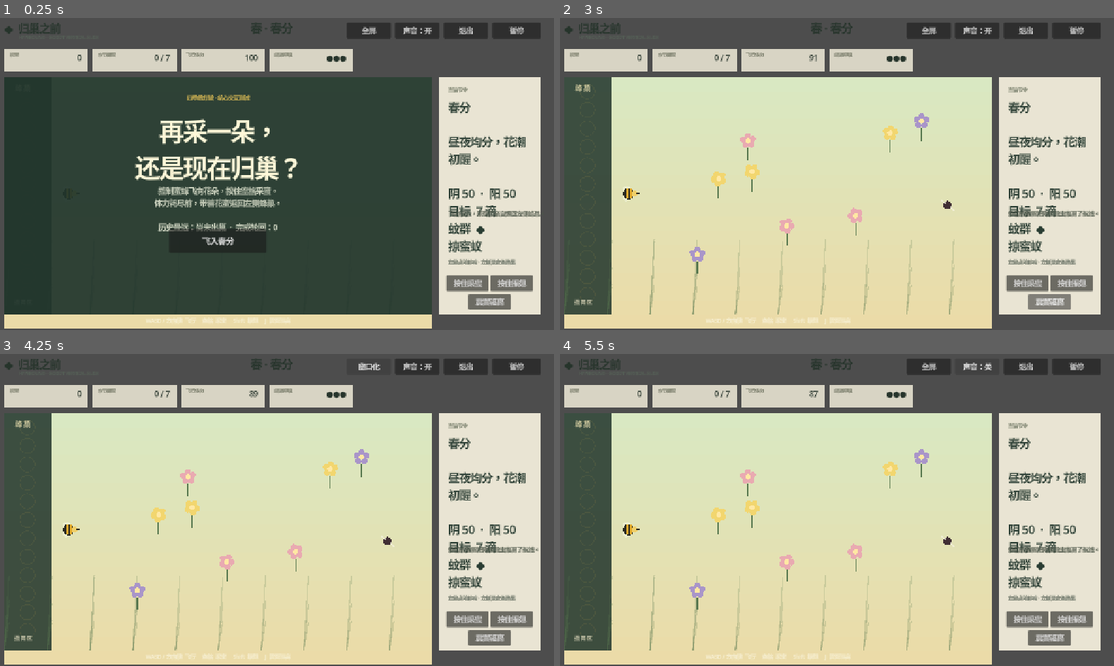
Above: before the commit, frames 1-4 (two rows, left to right).
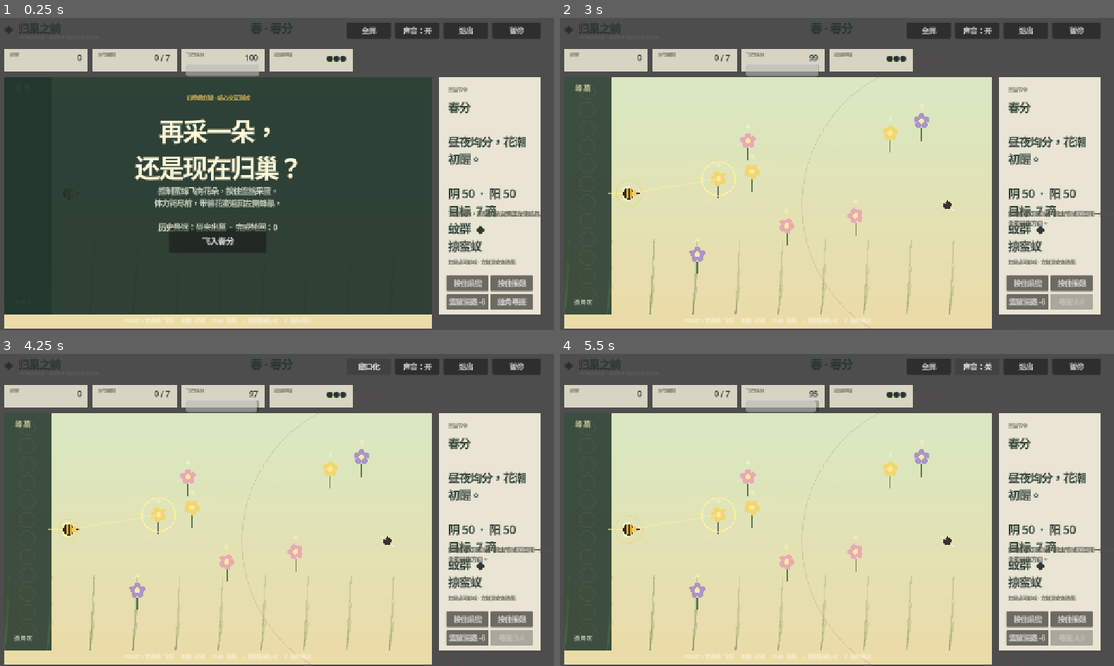
Above: after the commit, the same moments.

Repository: alanthssss/nameless-becoming
Game: Godot game, scene res://main.tscn
The game is run twice, just before and just after one commit, with the same random seed, the same clock (stepped at 60 frames per second) and the same inputs.
Inputs (mouse positions are in pixels of both pictures, inside the frame that each line leads up to):
- Up to frame 1 (0.25 s): no input
- Up to frame 2 (3 s): click (1047, 301) at 0.5 s, where only the run before the commit has a clickable "震翼驱离"; click "震翼驱离" (after the commit: "震翼惊退 -8") at 1.25 s; click "飞入春分" at 2 s; click "震翼驱离" (after the commit: "触角寻迹") at 2.75 s
- Up to frame 3 (4.25 s): click "全屏" at 3.5 s
- Up to frame 4 (5.5 s): click "窗口化" at 4.25 s; click "声音：开" at 5 s

The runs differ from the first frame. In frame 1, 0.9% of the frame differs, in the area x 22-97%, y 17-99%; in frame 2, 1.3%; in frame 3, 1.3%; in frame 4, 1.3%, in the area x 8-98%, y 11-99%.

Commit message:
Add useful sensing and readable repel feedback

Diff:
--- a/godot/data/balance.json
+++ b/godot/data/balance.json
@@ -1,5 +1,5 @@
 {
-  "player": {"harvest_interval":0.42,"harvest_energy_per_second":3.2,"repel_cost":8.0,"repel_range":88.0,"repel_cooldown":1.15,"repel_stun":3.5,"hive_rest_per_second":36.0},
+  "player": {"harvest_interval":0.42,"harvest_energy_per_second":3.2,"repel_cost":8.0,"repel_range":88.0,"repel_cooldown":1.15,"repel_duration":3.5,"hive_rest_per_second":36.0},
   "mosquito": {"sense_range":330.0,"move_speed":82.0,"impact_range":26.0,"energy_damage":15.0,"honey_damage":2},
   "ant": {"move_speed":58.0,"steal_range":29.0,"flee_seconds":1.4},
   "boss": {"move_speed":78.0,"impact_range":39.0,"energy_damage":18.0,"tuning_radius":82.0,"required_tunings":3}
--- a/godot/data/upgrades.json
+++ b/godot/data/upgrades.json
@@ -1,5 +1,5 @@
 [
   {"id":"long_wing","name":"长翼蜂","symbol":"疾","description":"飞行速度 +10%\n振翅耗能 -15%","color":"8fb7a2"},
   {"id":"forager","name":"采蜜蜂","symbol":"蜜","description":"采蜜间隔 -15%\n每朵花额外保留 1 滴","color":"d8ad43"},
-  {"id":"guard","name":"守卫蜂","symbol":"守","description":"震翼范围 +18%\n震翼冷却 -15%","color":"9d725d"}
+  {"id":"guard","name":"守卫蜂","symbol":"守","description":"惊退范围 +18%\n震翼冷却 -15%","color":"9d725d"}
 ]
--- a/godot/project.godot
+++ b/godot/project.godot
@@ -43,6 +43,11 @@
 "events": [Object(InputEventKey,"resource_local_to_scene":false,"resource_name":"","device":0,"window_id":0,"alt_presse …(191 unchanged characters)…
 ]
 }
+sense={
+"deadzone": 0.5,
+"events": [Object(InputEventKey,"resource_local_to_scene":false,"resource_name":"","device":0,"window_id":0,"alt_pressed":false,"shift_pressed":false,"ctrl_pressed":false,"meta_pressed":false,"pressed":false,"keycode":0,"physical_keycode":69,"key_label":0,"unicode":101,"location":0,"echo":false,"script":null)
+]
+}
 
 [rendering]
 
--- a/godot/scripts/main.gd
+++ b/godot/scripts/main.gd
@@ -59,6 +59,10 @@
 var pause_button: Button
 var fullscreen_button: Button
 var sound_button: Button
+var sense_button: Button
+var energy_bar: ProgressBar
+var energy_change_label: Label
+var energy_feedback_time := 0.0
 
 func _ready() -> void:
 	rng.randomize()
@@ -69,6 +73,7 @@
 	load_upgrade_data()
 	bee = BeePlayer.new()
 	bee.position = Vector2(180, 410)
+	bee.sense_started.connect(on_sense_started)
 	add_child(bee)
 	add_child(sound)
 	sound.set_enabled(save_manager.sound_enabled)
@@ -161,6 +166,14 @@
 	carried_label = make_stat(ui, "携带", Vector2(34, 82))
 	delivered_label = make_stat(ui, "本节储蜜", Vector2(234, 82))
 	energy_label = make_stat(ui, "飞行体力", Vector2(434, 82))
+	energy_bar = ProgressBar.new()
+	energy_bar.position = Vector2(12, 35)
+	energy_bar.size = Vector2(166, 8)
+	energy_bar.max_value = 100.0
+	energy_bar.show_percentage = false
+	energy_label.get_parent().add_child(energy_bar)
+	energy_change_label = make_label(energy_label.get_parent(), "", Vector2(50, 4), Vector2(48, 24), 12, Color("b34b3f"))
+	energy_change_label.horizontal_alignment = HORIZONTAL_ALIGNMENT_RIGHT
 	hive_label = make_stat(ui, "蜂巢呼吸", Vector2(634, 82))
 
 	var side := ColorRect.new()
@@ -176,9 +189,10 @@
 	make_label(side, "左键点地移动 · 左侧是安全蜂巢", Vector2(20, 412), Vector2(190, 38), 11, Color("556054"))
 	make_mouse_action(side, "按住采蜜", "harvest", Vector2(16, 450), true)
 	make_mouse_action(side, "按住振翅", "dash", Vector2(116, 450), true)
-	make_mouse_action(side, "震翼驱离", "repel", Vector2(66, 492), false)
-
-	var tips := make_label(ui, "WASD / 方向键  飞行     空格  采蜜     Shift  振翅     J  震翼驱离", Vector2(34, 690), Vector2(970, 24), 12, Color("f7f0d5"))
+	make_mouse_action(side, "震翼惊退 -8", "repel", Vector2(16, 492), false)
+	sense_button = make_mouse_action(side, "触角寻迹", "sense", Vector2(116, 492), false)
+
+	var tips := make_label(ui, "WASD / 方向键  飞行     空格  采蜜     Shift  振翅     J  震翼惊退(-8)     E  触角寻迹", Vector2(34, 690), Vector2(970, 24), 12, Color("f7f0d5"))
 	tips.horizontal_alignment = HORIZONTAL_ALIGNMENT_CENTER
 
 	overlay = ColorRect.new()
@@ -295,7 +309,7 @@
 			"id": i,
 			"position": Vector2(rng.randf_range(540, 940), rng.randf_range(210, 610)),
 			"velocity": Vector2.ZERO,
-			"stunned": 0.0
+			"repel_time": 0.0
 		})
 	for i in int(data.ants):
 		ants.append({
@@ -323,6 +337,7 @@
 	elapsed += delta
 	shake = maxf(0.0, shake - delta * 18.0)
 	flash = maxf(0.0, flash - delta * 2.5)
+	energy_feedback_time = maxf(0.0, energy_feedback_time - delta)
 	if phase == "playing":
 		run_elapsed += delta
 		update_game(delta)
@@ -355,12 +370,13 @@
 		harvest_clock = 0.0
 
 	if Input.is_action_just_pressed("repel") and sting_cooldown <= 0.0 and bee.spend_energy(sting_cost):
+		show_energy_change(-sting_cost)
 		sting_cooldown = balance_value("player", "repel_cooldown", 1.15) * sting_cooldown_multiplier
 		sound.play_cue("sting")
 		for i in mosquitoes.size():
 			var mosquito: Dictionary = mosquitoes[i]
 			if bee.position.distance_to(mosquito.position) < sting_range:
-				mosquito.stunned = balance_value("player", "repel_stun", 3.5)
+				mosquito.repel_time = balance_value("player", "repel_duration", 3.5)
 				mosquito.velocity = (mosquito.position - bee.position).normalized() * 8.0
 				mosquitoes[i] = mosquito
 		for i in ants.size():
@@ -382,18 +398,26 @@
 func update_mosquitoes(delta: float) -> void:
 	for i in mosquitoes.size():
 		var mosquito: Dictionary = mosquitoes[i]
-		mosquito.stunned = maxf(0.0, float(mosquito.stunned) - delta)
-		if mosquito.stunned <= 0.0:
-			var distance_to_player := Vector2(mosquito.position).distance_to(bee.position)
+		mosquito.repel_time = maxf(0.0, float(mosquito.repel_time) - delta)
+		var distance_to_player := Vector2(mosquito.position).distance_to(bee.position)
+		if mosquito.repel_time > 0.0:
+			var away := (Vector2(mosquito.position) - bee.position).normalized()
+			if away.length_squared() < 0.01:
+				away = Vector2.RIGHT
+			mosquito.velocity = Vector2(mosquito.velocity).lerp(away * 3.2, delta * 7.0)
+			mosquito.position += Vector2(mosquito.velocity) * balance_value("mosquito", "move_speed", 82.0) * 1.35 * delta
+		else:
 			if distance_to_player < balance_value("mosquito", "sense_range", 330.0) and bee.position.x > HIVE_SAFE_X:
 				var chase := (bee.position - Vector2(mosquito.position)).normalized()
 				mosquito.velocity = Vector2(mosquito.velocity).lerp(chase * 2.1, delta * 2.8)
 			mosquito.position += Vector2(mosquito.velocity) * balance_value("mosquito", "move_speed", 82.0) * delta
-			mosquito.position.x = clampf(mosquito.position.x, HIVE_SAFE_X, WORLD.end.x - 12)
-			mosquito.position.y = clampf(mosquito.position.y, WORLD.position.y + 12, WORLD.end.y - 12)
+		mosquito.position.x = clampf(mosquito.position.x, HIVE_SAFE_X, WORLD.end.x - 12)
+		mosquito.position.y = clampf(mosquito.position.y, WORLD.position.y + 12, WORLD.end.y - 12)
+		if mosquito.repel_time <= 0.0:
 			if distance_to_player < balance_value("mosquito", "impact_range", 26.0) and hit_cooldown <= 0.0:
 				hit_cooldown = 1.05
 				bee.energy = maxf(0.0, bee.energy - balance_value("mosquito", "energy_damage", 15.0))
+				show_energy_change(-balance_value("mosquito", "energy_damage", 15.0))
 				carried = maxi(0, carried - roundi(balance_value("mosquito", "honey_damage", 2.0)))
 				shake = 7.0
 				flash = 0.48
@@ -533,6 +557,7 @@
 	if boss_position.distance_to(bee.position) < balance_value("boss", "impact_range", 39.0) and boss.hit_cooldown <= 0.0:
 		boss.hit_cooldown = 1.0
 		bee.energy = maxf(0.0, bee.energy - balance_value("boss", "energy_damage", 18.0))
+		show_energy_change(-balance_value("boss", "energy_damage", 18.0))
 		carried = maxi(0, carried - 1)
 		shake = 9.0
 		sound.play_cue("hurt")
@@ -540,6 +565,7 @@
 		message = "失律之蚊夺走一滴蜜。它只知道索取。"
 
 	if Input.is_action_just_pressed("repel") and sting_cooldown <= 0.0 and bee.spend_energy(sting_cost):
+		show_energy_change(-sting_cost)
 		sting_cooldown = balance_value("player", "repel_cooldown", 1.15) * sting_cooldown_multiplier
 		sound.play_cue("sting")
 		var bloom_index := nearest_tuning_bloom(boss.position)
@@ -624,6 +650,11 @@
 	for i in 6:
 		pollen.append({"position": origin, "velocity": Vector2.from_angle(rng.randf_range(0, TAU)) * rng.randf_range(20, 65), "life": rng.randf_range(0.35, 0.7)})
 
+func show_energy_change(amount: float) -> void:
+	energy_feedback_time = 1.0
+	energy_change_label.text = "%+d" % roundi(amount)
+	energy_change_label.add_theme_color_override("font_color", Color("b53f35") if amount < 0.0 else Color("4f8758"))
+
 func update_pollen(delta: float) -> void:
 	for i in range(pollen.size() - 1, -1, -1):
 		var mote: Dictionary = pollen[i]
@@ -643,6 +674,11 @@
 	carried_label.text = str(carried)
 	delivered_label.text = "调律 %d / 3" % int(boss.hits) if phase == "boss" else "%d / %d" % [delivered, int(data.goal)]
 	energy_label.text = str(roundi(bee.energy))
+	energy_bar.value = bee.energy
+	energy_change_label.modulate.a = clampf(energy_feedback_time * 2.0, 0.0, 1.0)
+	if sense_button:
+		sense_button.disabled = bee.sense_cooldown > 0.0
+		sense_button.text = "寻迹 %.1f" % bee.sense_cooldown if bee.sense_cooldown > 0.0 else "触角寻迹"
 	hive_label.text = "●".repeat(maxi(0, hive_lives)) + "○".repeat(maxi(0, 3 - hive_lives))
 	message_label.text = message
 	if phase == "boss":
@@ -660,6 +696,30 @@
 	if event is InputEventMouseButton and event.button_index == MOUSE_BUTTON_LEFT and event.pressed:
 		if WORLD.has_point(event.position):
 			bee.set_move_target(event.position)
+
+func on_sense_started() -> void:
+	message = "触角捕捉到蜜量、敌虫警戒范围和一条相对安全的采集方向。"
+
+func best_foraging_target() -> int:
+	var best := -1
+	var best_score := -INF
+	for i in flowers.size():
+		var flower: Dictionary = flowers[i]
+		if int(flower.nectar) <= 0:
+			continue
+		var score := float(flower.nectar) * 42.0 - bee.position.distance_to(flower.position) * 0.12
+		for mosquito in mosquitoes:
+			var danger_distance := Vector2(flower.position).distance_to(mosquito.position)
+			if danger_distance < balance_value("mosquito", "sense_range", 330.0):
+				score -= (330.0 - danger_distance) * 0.35
+		for ant in ants:
+			var ant_distance := Vector2(flower.position).distance_to(ant.position)
+			if ant_distance < 180.0:
+				score -= (180.0 - ant_distance) * 0.18
+		if score > best_score:
+			best_score = score
+			best = i
+	return best
 
 func toggle_pause() -> void:
 	if phase == "paused":
@@ -762,6 +822,22 @@
 		draw_boss(boss)
 	for mote in pollen:
 		draw_circle(mote.position, 2.5, Color(stage_color(3), clampf(float(mote.life) * 2.0, 0, 1)))
+	if bee.sense_time > 0.0 and (phase == "playing" or phase == "boss"):
+		var recommended := best_foraging_target()
+		for i in flowers.size():
+			var flower: Dictionary = flowers[i]
+			if int(flower.nectar) <= 0:
+				continue
+			var is_best := i == recommended
+			draw_line(bee.position, flower.position, Color("fff0a0", 0.42 if is_best else 0.12), 3.0 if is_best else 1.0)
+			draw_string(ThemeDB.fallback_font, flower.position + Vector2(-9, -28), str(flower.nectar), HORIZONTAL_ALIGNMENT_CENTER, 18, 13, Color("fff4bf"))
+			if is_best:
+				draw_arc(flower.position, 38, 0, TAU, 32, Color("fff0a0", 0.9), 3)
+		for mosquito in mosquitoes:
+			draw_arc(mosquito.position, balance_value("mosquito", "sense_range", 330.0), 0, TAU, 64, Color("9d4238", 0.15), 2)
+		for ant in ants:
+			draw_circle(ant.position, 26, Color("74452d", 0.15), false, 2)
+		draw_line(bee.position, Vector2(HIVE_X, bee.position.y), Color("fff0a0", 0.55), 3)
 	var nearby := nearest_flower(46.0)
 	if nearby >= 0 and phase == "playing":
 		var flower: Dictionary = flowers[nearby]
@@ -785,12 +861,16 @@
 
 func draw_mosquito(mosquito: Dictionary) -> void:
 	var pos: Vector2 = mosquito.position
-	var stunned := float(mosquito.stunned) > 0
-	draw_circle(pos, 9, Color("78908b") if stunned else Color("402e34"))
+	var repelled := float(mosquito.repel_time) > 0.0
+	draw_circle(pos, 9, Color("b77b3e") if repelled else Color("402e34"))
 	draw_line(pos + Vector2(-5, -4), pos + Vector2(-15, -12), Color("f5f2df", 0.7), 3)
 	draw_line(pos + Vector2(5, 4), pos + Vector2(15, 12), Color("f5f2df", 0.7), 3)
-	if stunned:
-		draw_arc(pos, 17, 0, TAU * 0.75, 12, Color("fff0aa"), 2)
+	if repelled:
+		var ratio := clampf(float(mosquito.repel_time) / balance_value("player", "repel_duration", 3.5), 0.0, 1.0)
+		draw_line(pos + Vector2(10, -4), pos + Vector2(25, -4), Color("fff0aa", 0.7), 2)
+		draw_line(pos + Vector2(10, 4), pos + Vector2(25, 4), Color("fff0aa", 0.7), 2)
+		draw_rect(Rect2(pos + Vector2(-18, -27), Vector2(36, 5)), Color("332b27", 0.75))
+		draw_rect(Rect2(pos + Vector2(-17, -26), Vector2(34 * ratio, 3)), Color("e9b84f"))
 
 func draw_ant(ant: Dictionary) -> void:
 	var pos: Vector2 = ant.position
@@ -802,6 +882,10 @@
 	for side in [-1, 1]:
 		draw_line(pos + Vector2(-2, 2 * side), pos + Vector2(-11, 10 * side), color, 2)
 		draw_line(pos + Vector2(5, 2 * side), pos + Vector2(13, 10 * side), color, 2)
+	if fleeing:
+		var ratio := clampf(float(ant.flee_time) / 1.8, 0.0, 1.0)
+		draw_rect(Rect2(pos + Vector2(-18, -24), Vector2(36, 5)), Color("332b27", 0.75))
+		draw_rect(Rect2(pos + Vector2(-17, -23), Vector2(34 * ratio, 3)), Color("e9b84f"))
 
 func draw_tuning_bloom(pos: Vector2) -> void:
 	var pulse := 28.0 + sin(elapsed * 4.0) * 4.0
--- a/godot/scripts/player/bee_player.gd
+++ b/godot/scripts/player/bee_player.gd
@@ -1,5 +1,7 @@
 class_name BeePlayer
 extends Node2D
+
+signal sense_started
 
 const WORLD_BOUNDS := Rect2(34, 146, 970, 538)
 
@@ -13,6 +15,8 @@
 var target := Vector2.ZERO
 var has_target := false
 var active := false
+var sense_time := 0.0
+var sense_cooldown := 0.0
 var facing := 0.0
 var speed_multiplier := 1.0
 var dash_cost_multiplier := 1.0
@@ -35,6 +39,8 @@
 	target = Vector2.ZERO
 	has_target = false
 	energy = 100.0
+	sense_time = 0.0
+	sense_cooldown = 0.0
 	active = true
 	queue_redraw()
 
@@ -49,6 +55,8 @@
 	return true
 
 func _physics_process(delta: float) -> void:
+	sense_time = maxf(0.0, sense_time - delta)
+	sense_cooldown = maxf(0.0, sense_cooldown - delta)
 	if not active:
 		velocity = velocity.move_toward(Vector2.ZERO, braking * delta)
 		return
@@ -74,6 +82,10 @@
 	position.x = clampf(position.x, WORLD_BOUNDS.position.x + 18, WORLD_BOUNDS.end.x - 18)
 	position.y = clampf(position.y, WORLD_BOUNDS.position.y + 18, WORLD_BOUNDS.end.y - 18)
 	energy = maxf(0.0, energy - drain_rate * delta - (9.5 * dash_cost_multiplier * delta if dashing else 0.0))
+	if Input.is_action_just_pressed("sense") and sense_cooldown <= 0.0:
+		sense_time = 3.0
+		sense_cooldown = 7.0
+		sense_started.emit()
 
 	queue_redraw()
 
@@ -87,4 +99,6 @@
 	draw_rect(Rect2(Vector2(3, -11), Vector2(5, 22)), Color("e1aa2c"))
 	draw_circle(Vector2(13, 0), 7, Color("efcf69"))
 	draw_line(Vector2(18, 0), Vector2(24, 0), Color("2b2921"), 2)
+	if sense_time > 0.0:
+		draw_arc(Vector2.ZERO, 27 + sin(Time.get_ticks_msec() * 0.012) * 4, 0, TAU, 28, Color("f1d46d", 0.72), 2)
 	draw_set_transform(Vector2.ZERO)
--- a/godot/tests/flow_test.gd
+++ b/godot/tests/flow_test.gd
@@ -22,9 +22,15 @@
 	game.carried = 0
 	game.update_hive_rest(1.0, true)
 	expect(game.bee.energy > 50.0 and game.delivered == 0, "空手归巢没有恢复体力")
-	game.mosquitoes = [{"id": 0, "position": Vector2(210, 410), "velocity": Vector2(-2, 0), "stunned": 0.0}]
+	game.mosquitoes = [{"id": 0, "position": Vector2(210, 410), "velocity": Vector2(-2, 0), "repel_time": 0.0}]
 	game.update_mosquitoes(0.2)
 	expect(float(game.mosquitoes[0].position.x) >= game.HIVE_SAFE_X, "蚊虫越过蜂巢安全边界")
+	game.bee.position = Vector2(280, 410)
+	game.mosquitoes = [{"id": 0, "position": Vector2(320, 410), "velocity": Vector2.ZERO, "repel_time": 1.0}]
+	game.update_mosquitoes(0.2)
+	expect(float(game.mosquitoes[0].position.x) > 320.0, "惊退状态没有让蚊虫实际远离玩家")
+	game.bee.sense_time = 3.0
+	expect(game.best_foraging_target() >= 0, "触角寻迹没有给出采集建议")
 
 	for index in 4:
 		game.delivered = int(game.stages[index].goal)
--- a/godot/tests/smoke_test.gd
+++ b/godot/tests/smoke_test.gd
@@ -94,11 +94,11 @@
 	if load("res://scripts/sound_feedback.gd") == null:
 		failures.append("程序化音效脚本无法加载")
 
-	for action in ["harvest", "dash", "repel"]:
+	for action in ["harvest", "dash", "repel", "sense"]:
 		if not InputMap.has_action(action):
 			failures.append("缺少玩家动作映射 %s" % action)
-	if InputMap.has_action("sense") or InputMap.has_action("sting"):
-		failures.append("已移除的感知或普通蜂针动作仍存在")
+	if InputMap.has_action("sting"):
+		failures.append("已移除的普通蜂针动作仍存在")
 
 	if failures.is_empty():
 		print("SMOKE TEST PASSED: Godot project and 4 seasonal stages are valid")
Not shown, changed: godot/export_presets.cfg
Not shown, changed: README.md
Not shown, changed: docs/BUILD_MANIFEST.md
Not shown, changed: docs/MVP_SPEC.md
Not shown, changed: docs/PROJECT_LOG.md
Not shown, changed: docs/RELEASE_CHECKLIST.md
Not shown, changed: godot/README.md
